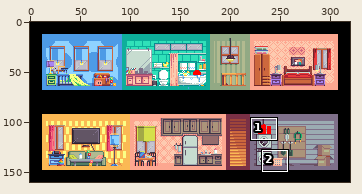
Two states of a sprite sheet, GDIM 61/Assets/Sprites/LevelMaps/Level3.png. The picture above shows the old version from afar; the outline marks the close-up.
Close-up. Before the commit:
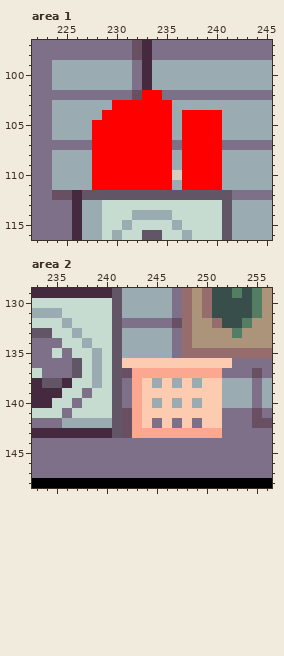
The file is 320x160 pixels. Colours within 5 levels of each other are drawn and written as one. Shown: area 1: x 222..245, y 97..116; area 2: x 233..256, y 129..148. The commit also changed other parts of the picture, which this record leaves out.
After the commit:
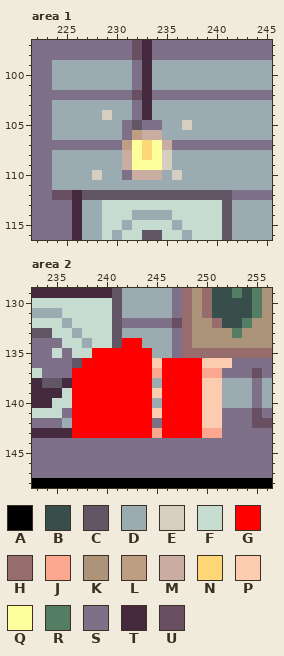
Palette (. is transparent): A #000000  B #374e4a  C #625565  D #9babb2  E #d6cfc1  F #c7dcd0  G #ff0000  H #966c6c  J #fca790  K #ab947a  L #be9e83  M #caada1  N #fdd775  P #fdcbb0  Q #fdff9d  R #547e64  S #7f708a  T #45293f  U #694f62
The exact change:
Area 1:
Colour C replaces colour G in row 105 at x 232.
Colour D replaces colour G in row 103 at x 230 to 231 and 234 to 235; in row 104 at x 230 to 231, 234 to 235 and 237 to 240; in row 105 at x 228 to 230, 235 and 238 to 240; in row 106 at x 228 to 230, 235 and 237 to 240; in rows 108 to 109 at x 228 to 230 and 237 to 240; in row 110 at x 229 to 230, 235 and 237 to 240.
Colour D replaces colour G in row 111 at x 228 to 235 and 237 to 240.
Colour E replaces colour G in row 104 at x 229; in row 105 at x 237; in rows 108 to 109 at x 235; in row 110 at x 228.
Colour L replaces colour G in row 106 at x 232; in row 107 at x 231.
Colour M replaces colour G in row 106 at x 233 to 234; in row 107 at x 235; in rows 108 to 109 at x 231; in row 110 at x 232 to 234.
Colour N replaces colour G in rows 107 to 108 at x 233.
Colour Q replaces colour G in rows 107 to 108 at x 232 and 234; in row 109 at x 232 to 234.
Colour S replaces colour G in row 102 at x 234; in rows 103 to 104 at x 232; in row 105 at x 231 and 233 to 234; in row 106 at x 231; in row 107 at x 228 to 230 and 237 to 240; in row 110 at x 231.
Colour T replaces colour G in rows 102 to 104 at x 233.
Area 2:
Colour G replaces colour C in rows 135 to 136 at x 241; in row 137 at x 237 and 241; in rows 138 to 143 at x 241.
Colour G replaces colour D in row 134 at x 242 to 243; in row 135 at x 239 and 242 to 244; in rows 136 to 137 at x 239; in row 138 at x 239, 247 and 249; in row 140 at x 247 and 249; in row 142 at x 237 to 240.
Colour G replaces colour F in row 135 at x 240; in rows 136 to 137 at x 238 and 240; in row 138 at x 237 to 238 and 240; in row 139 at x 237 and 239 to 240; in row 140 at x 238 to 240; in row 141 at x 237 to 240.
Colour G replaces colour J in row 137 at x 243 to 244 and 246 to 249; in rows 138 to 142 at x 243; in row 143 at x 243 to 244 and 246 to 249.
Colour G replaces colour P in row 136 at x 242 to 244 and 246 to 249; in row 138 at x 244, 246 and 248; in row 139 at x 244 and 246 to 249; in row 140 at x 244, 246 and 248; in row 141 at x 244 and 246 to 249; in row 142 at x 244, 246 and 248.
Colour G replaces colour S in row 138 at x 242; in row 139 at x 238 and 242; in row 140 at x 237 and 242; in row 142 at x 247 and 249.
Colour G replaces colour T in row 143 at x 237 to 240.
Colour G replaces colour U in row 137 at x 242; in rows 141 to 143 at x 242.
Boxes around the changes in both close-ups, in picture pixels (x1, y1, x2, y2):
changed: (92, 90, 222, 190)
changed: (72, 338, 202, 438)
